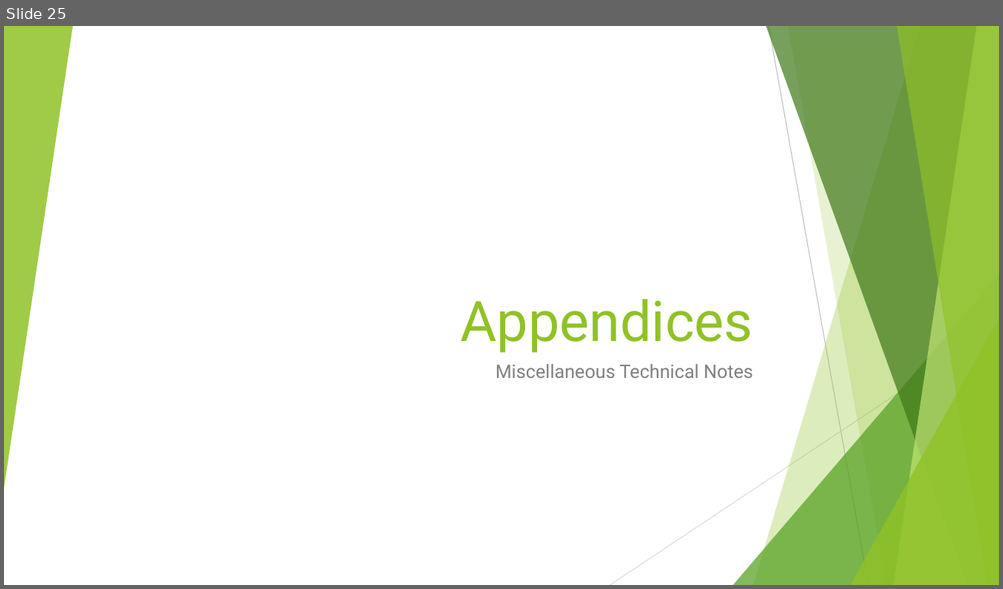
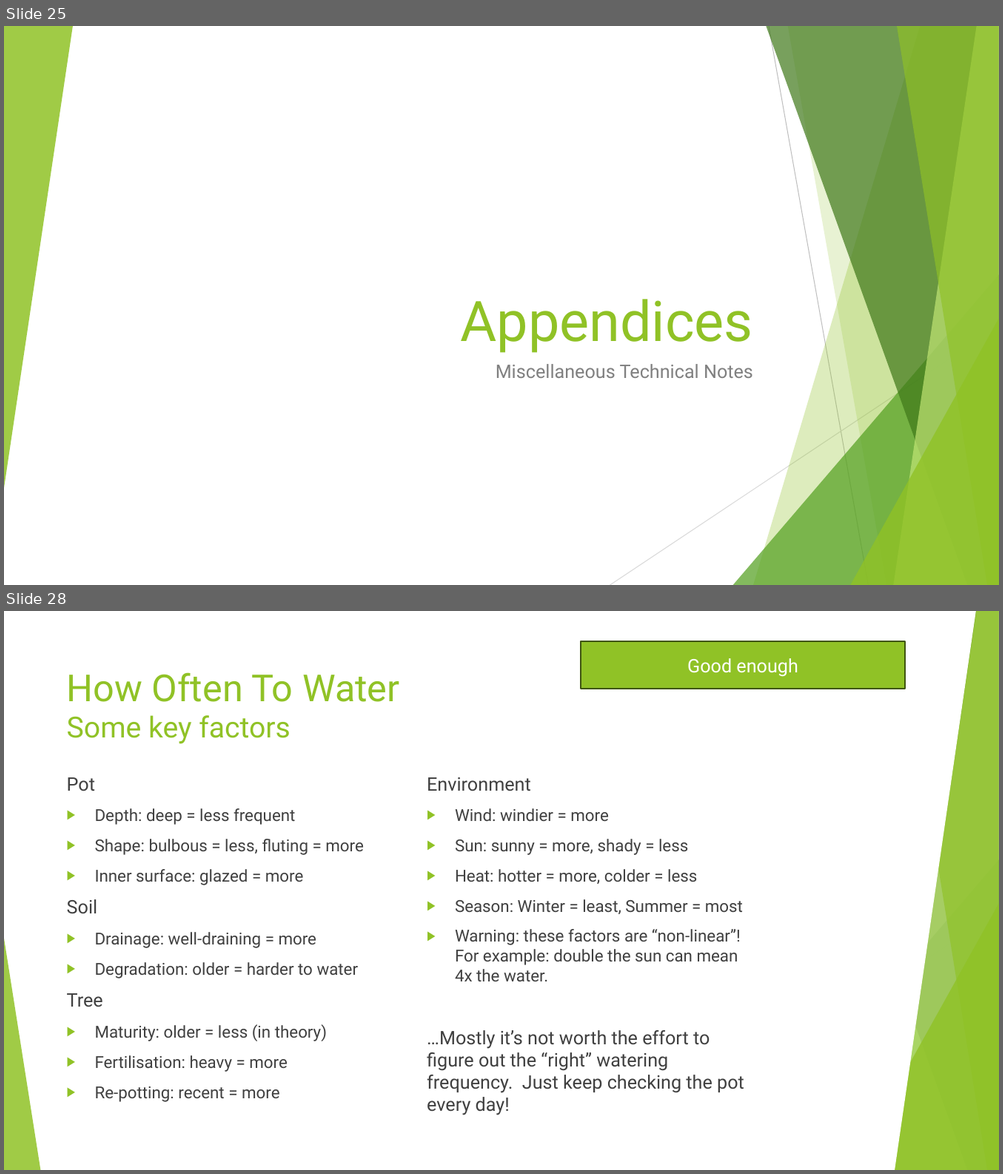
Before and after one commit to AlexLabram/Bonsai, a slide deck: Courseware/Bonsai On A Budget (running).pptx. Shown one above the other, each under a label of ours: slide 25 before the commit, slides 25 and 28 after it; the slides between them are not shown. The pictures are 1003x589 and 1003x1174 pixels, drawn with LibreOffice and Linux fonts; fonts in the diff are those of the drawing. Boxes give left, top, right and bottom in pixels: in the first picture for what was removed or moved away, otherwise in the second. Text is boxed around its words. In the diff, an @@ line names an element or a change of style, - is before the commit and + after.

Commit message:
Added "when to water" slide to running deck Cross-updated event deck

```diff
--- a/Courseware/Bonsai On A Budget (running).pptx
+++ b/Courseware/Bonsai On A Budget (running).pptx
@@ slide 28 added at (4, 611, 999, 1170), background #FFFFFF; not listed: 9 template elements that a slide beside it also shows @@
@@ parallelogram added at (561, 611, 975, 1170), fill #FFFFFF, outline #FFFFFF 1.5 pt @@
@@ rectangle added at (580, 641, 905, 689), fill #90C226, outline #3F5511 1.5 pt, 18 pt, text #FFFFFF @@
+Good enough
@@ title added at (67, 672, 399, 744), 36 pt, text #90C226 @@
+How Often To Water
+Some key factors
@@ text added at (67, 777, 364, 1102), 16 pt, text #404040 @@
+Pot
+▶ Depth: deep = less frequent
+▶ Shape: bulbous = less, fluting = more
+▶ Inner surface: glazed = more
+Soil
+▶ Drainage: well-draining = more
+▶ Degradation: older = harder to water
+Tree
+▶ Maturity: older = less (in theory)
+▶ Fertilisation: heavy = more
+▶ Re-potting: recent = more
@@ text added at (427, 777, 744, 1116), 16 pt, text #404040 @@
+Environment
+▶ Wind: windier = more
+▶ Sun: sunny = more, shady = less
+▶ Heat: hotter = more, colder = less
+▶ Season: Winter = least, Summer = most
+▶ Warning: these factors are “non-linear”! For example: double the sun can mean 4x the water.
+…Mostly it’s not worth the effort to figure out the “right” watering frequency. Just keep checking the pot every day!
@@ triangle added at (4, 939, 40, 1170), fill #90C226 at 85% opacity @@
```
Also in this commit, not shown: 2 slides changed, 1 other file.
